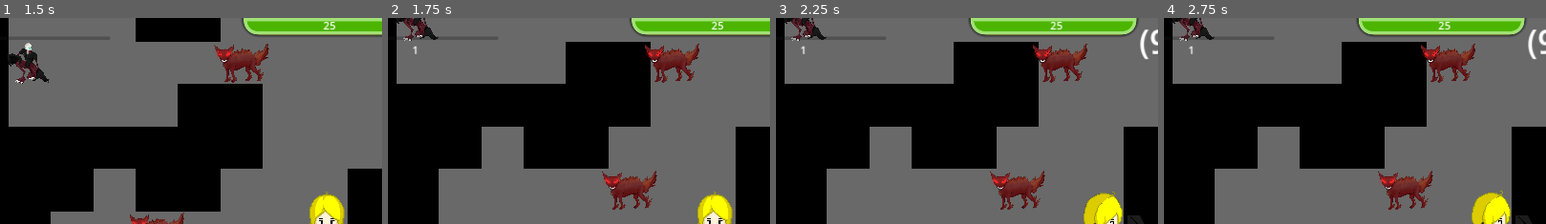
Above: before the commit, frames 1-4 (left to right).
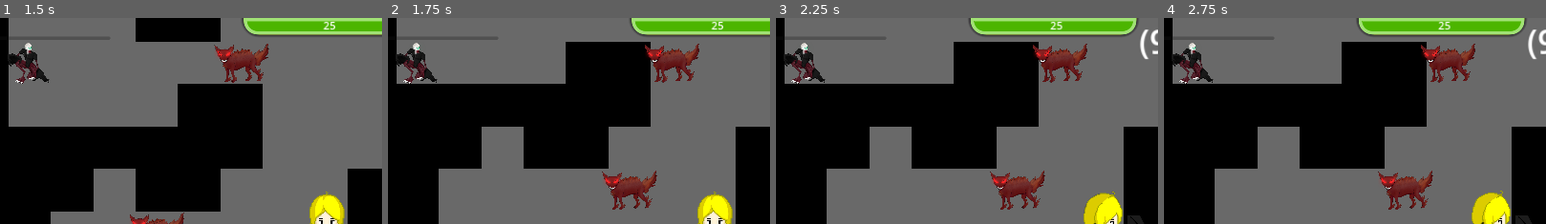
Above: after the commit, the same moments.

Repository: Where-is-my-input/Azenx-Tower
Game: Godot game, scene res://code/debug/debug.tscn
Two runs of this game, one before a commit and one after it. Both use one fixed random seed, a clock stepped at 60 frames per second and the inputs below. This scene is started directly instead of the project's main scene.
Inputs:
- Up to frame 1 (1.5 s): tap Enter at 0.5 s; hold D (right) 0.53-1.28 s; hold 3 (primeTest) 0.53-1.28 s; hold S (down) from 1.28 s (still down); tap Z (attack) at 1.35 s
- Up to frame 2 (1.75 s): keep holding S (down); tap 3 (primeTest) at 1.55 s
- Up to frame 3 (2.25 s): release S (down) at 2.03 s; hold D (right) from 2.03 s (still down); hold 2 (doorCoordinates) from 2.03 s (still down)
- Up to frame 4 (2.75 s): keep holding D (right); keep holding 2 (doorCoordinates); tap 3 (primeTest) at 2.3 s
The pictures show only the part of the screen within x 7-57%, y 0-50%; the shares and areas given below are measured in that part.

Frame 1 is identical in both runs. In frame 2, 1.4% of the frame differs, in the area x 2-14%, y 0-32%; in frame 3, 1.4%; in frame 4, 1.4%.

Commit message:
Enemy pathfinding

Diff:
--- a/code/enemy/cb_enemy.gd
+++ b/code/enemy/cb_enemy.gd
@@ -3,6 +3,7 @@
 const SPEED = 64
 @onready var animation_player: AnimationPlayer = $"../AnimationPlayer"
 @onready var spr_enemy: Sprite2D = $sprEnemy
+@onready var navigation_agent_2d: NavigationAgent2D = $NavigationAgent2D
 
 @export var hp = 25
 @export var atk = 1
@@ -37,7 +38,23 @@
 		attack()
 	else:
 		var moveTo = Vector2(randi_range(-1,1), randi_range(-1,1))
+		if goTo != null:
+			navigation_agent_2d.target_position = goTo.global_position
+			#print(navigation_agent_2d.get_next_path_position())
+			#print(to_local(navigation_agent_2d.get_next_path_position().normalized()))
+			var targetPosition = navigation_agent_2d.get_next_path_position()
+			var x
+			var y
+			moveTo = Vector2(evaluateCoordinate(targetPosition.x, global_position.x), evaluateCoordinate(targetPosition.y, global_position.y))
+			#moveTo = to_local(navigation_agent_2d.get_next_path_position().normalized())
 		move(moveTo)
+
+func evaluateCoordinate(t, v):
+	if t > v:
+		return 1
+	elif t < v:
+		return -1
+	return 0
 
 func attack():
 	if target != null:
@@ -56,6 +73,8 @@
 		velocity = Vector2(0,0)
 	if move_and_slide():
 		global_position = previousPosition
+		if direction.x != 0:
+			move(Vector2(0, direction.y))
 	if snapped(pos, Vector2(1,1)) != snapped(global_position, Vector2(1,1)):
 		pos = global_position
 
@@ -78,4 +97,13 @@
 		target = null
 
 func _on_detect_player_body_entered(body: Node2D) -> void:
-	goTo = body
+	if body.is_in_group("Player"):
+		goTo = body
+
+func _on_detect_player_body_exited(body: Node2D) -> void:
+	if body.is_in_group("Player"):
+		goTo = null
+
+
+func _on_navigation_agent_2d_target_reached() -> void:
+	goTo = null
--- a/code/enemy/enemy.tscn
+++ b/code/enemy/enemy.tscn
@@ -13,6 +13,7 @@
 size = Vector2(96, 96)
 
 [sub_resource type="RectangleShape2D" id="RectangleShape2D_vlmja"]
+size = Vector2(320, 320)
 
 [sub_resource type="Animation" id="Animation_eewp8"]
 length = 0.001
@@ -106,6 +107,13 @@
 shape = SubResource("RectangleShape2D_vlmja")
 debug_color = Color(0.540187, 0.56748, 0, 0.42)
 
+[node name="NavigationAgent2D" type="NavigationAgent2D" parent="cbEnemy"]
+path_desired_distance = 32.0
+path_max_distance = 128.0
+simplify_path = true
+simplify_epsilon = 32.0
+debug_enabled = true
+
 [node name="AnimationPlayer" type="AnimationPlayer" parent="."]
 libraries = {
 "": SubResource("AnimationLibrary_4764v")
@@ -114,3 +122,5 @@
 [connection signal="body_entered" from="cbEnemy/attack" to="cbEnemy" method="_on_detection_body_entered"]
 [connection signal="body_exited" from="cbEnemy/attack" to="cbEnemy" method="_on_detection_body_exited"]
 [connection signal="body_entered" from="cbEnemy/detectPlayer" to="cbEnemy" method="_on_detect_player_body_entered"]
+[connection signal="body_exited" from="cbEnemy/detectPlayer" to="cbEnemy" method="_on_detect_player_body_exited"]
+[connection signal="target_reached" from="cbEnemy/NavigationAgent2D" to="cbEnemy" method="_on_navigation_agent_2d_target_reached"]
--- a/code/tile_set/autotile.tscn
+++ b/code/tile_set/autotile.tscn
@@ -1,8 +1,14 @@
-[gd_scene load_steps=6 format=4 uid="uid://cas8oe8haj7rt"]
+[gd_scene load_steps=7 format=4 uid="uid://cas8oe8haj7rt"]
 
 [ext_resource type="Texture2D" uid="uid://fc1xe2musrtl" path="res://assets/tilesets/tileset.png" id="1_2ppvd"]
 [ext_resource type="Script" path="res://code/tile_set/autotile.gd" id="1_scoc6"]
 [ext_resource type="PackedScene" uid="uid://bh2fb1qlrsyii" path="res://code/tile_set/tile_set.tscn" id="3_1spsb"]
+
+[sub_resource type="NavigationPolygon" id="NavigationPolygon_yncel"]
+vertices = PackedVector2Array(32, 32, -32, 32, -32, -32, 32, -32)
+polygons = Array[PackedInt32Array]([PackedInt32Array(0, 1, 2, 3)])
+outlines = Array[PackedVector2Array]([PackedVector2Array(-32, -32, 32, -32, 32, 32, -32, 32)])
+agent_radius = 0.0
 
 [sub_resource type="TileSetAtlasSource" id="TileSetAtlasSource_rse02"]
 texture = ExtResource("1_2ppvd")
@@ -10,6 +16,7 @@
 0:0/0 = 0
 0:0/0/physics_layer_0/polygon_0/points = PackedVector2Array(-32, -32, 32, -32, 32, 32, -32, 32)
 1:0/0 = 0
+1:0/0/navigation_layer_0/polygon = SubResource("NavigationPolygon_yncel")
 2:0/0 = 0
 3:0/0 = 0
 4:0/0 = 0
@@ -77,6 +84,7 @@
 [sub_resource type="TileSet" id="TileSet_k21ar"]
 tile_size = Vector2i(64, 64)
 physics_layer_0/collision_layer = 1
+navigation_layer_0/layers = 1
 sources/0 = SubResource("TileSetAtlasSource_rse02")
 
 [node name="autotile" type="Node2D"]
--- a/code/tile_set/tile_set.tscn
+++ b/code/tile_set/tile_set.tscn
@@ -1,7 +1,13 @@
-[gd_scene load_steps=5 format=3 uid="uid://bh2fb1qlrsyii"]
+[gd_scene load_steps=6 format=3 uid="uid://bh2fb1qlrsyii"]
 
 [ext_resource type="Texture2D" uid="uid://fc1xe2musrtl" path="res://assets/tilesets/tileset.png" id="1_6fdlu"]
 [ext_resource type="Script" path="res://code/tile_set/tile_set.gd" id="1_lu7qs"]
+
+[sub_resource type="NavigationPolygon" id="NavigationPolygon_bdydu"]
+vertices = PackedVector2Array(32, 32, -32, 32, -32, -32, 32, -32)
+polygons = Array[PackedInt32Array]([PackedInt32Array(0, 1, 2, 3)])
+outlines = Array[PackedVector2Array]([PackedVector2Array(-32, -32, 32, -32, 32, 32, -32, 32)])
+agent_radius = 0.0
 
 [sub_resource type="TileSetAtlasSource" id="TileSetAtlasSource_on1h8"]
 texture = ExtResource("1_6fdlu")
@@ -9,6 +15,7 @@
 0:0/0 = 0
 0:0/0/physics_layer_0/polygon_0/points = PackedVector2Array(-32, -32, 32, -32, 32, 32, -32, 32)
 1:0/0 = 0
+1:0/0/navigation_layer_0/polygon = SubResource("NavigationPolygon_bdydu")
 2:0/0 = 0
 3:0/0 = 0
 4:0/0 = 0
@@ -76,6 +83,7 @@
 [sub_resource type="TileSet" id="TileSet_sx5t8"]
 tile_size = Vector2i(64, 64)
 physics_layer_0/collision_layer = 1
+navigation_layer_0/layers = 1
 sources/0 = SubResource("TileSetAtlasSource_on1h8")
 
 [node name="tileSet" type="Node2D"]
--- a/code/world/camp_fire.gd
+++ b/code/world/camp_fire.gd
@@ -3,7 +3,7 @@
 var player = null
 
 func _ready():
-	Global.player.get_child(0).global_position = Vector2(32,32)
+	Global.player.get_child(0).global_position = Vector2(32,32) * 5
 	add_child(Global.player)
 	Global.player.enterFloor()
 
@@ -11,7 +11,7 @@
 	player = body
 
 func _process(delta: float) -> void:
-	if player != null:
+	if player != null && player.is_in_group("Player"):
 		player.heal(5)
 
 func _on_bonfire_body_exited(body: Node2D) -> void:
